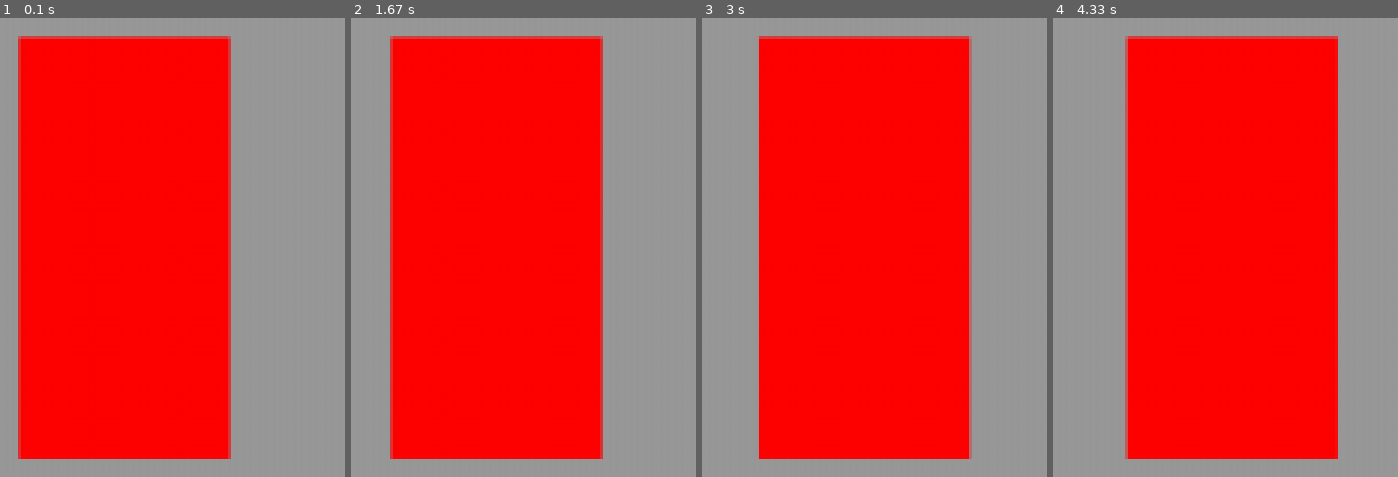
Above: before the commit, frames 1-4 (left to right).
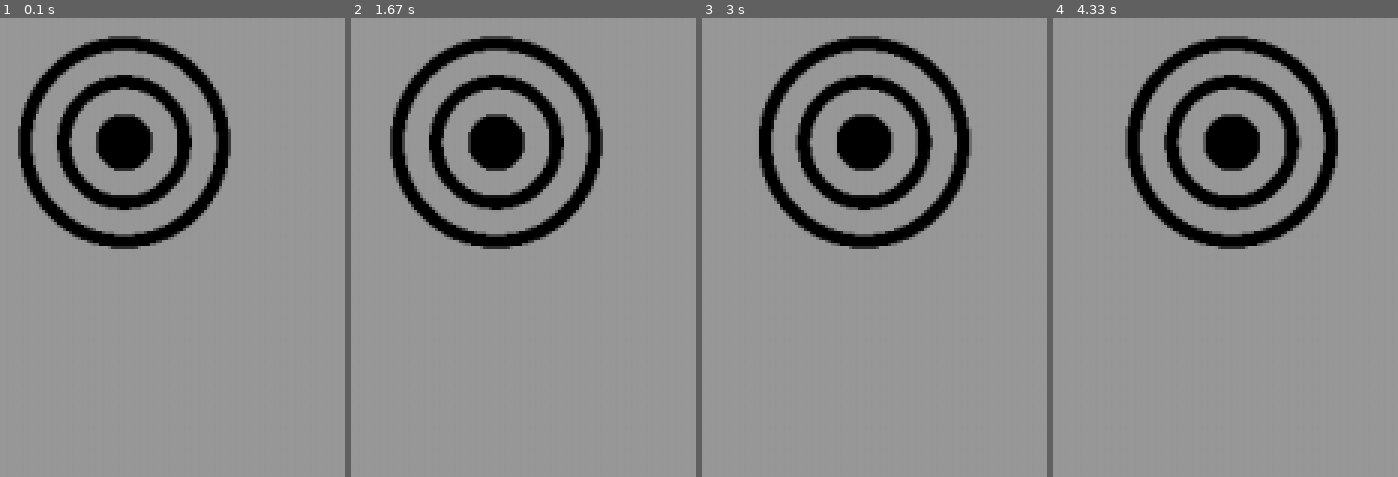
Above: after the commit, the same moments.

Repository: 7daytheory/pygame
Game: pygame game, started from code/main.py
The game is run twice, just before and just after one commit, with the same random seed, the same clock (stepped at 60 frames per second) and the same inputs.
Inputs:
- Up to frame 1 (0.1 s): no input
- Up to frame 2 (1.67 s): no input
- Up to frame 3 (3 s): no input
- Up to frame 4 (4.33 s): no input

The runs differ from the first frame. In frame 1, 57% of the frame differs, in the area x 5-67%, y 3-97%; in frame 2, 57%; in frame 3, 57%; in frame 4, 57%.

Commit message:
Feat: Add an image and use transform.scale to change the size

Diff:
--- a/code/main.py
+++ b/code/main.py
@@ -18,6 +18,13 @@
 surf.fill("red")
 x = 100
 
+#importing an image
+target_surf = pygame.image.load('images/target.svg')
+
+# Resize the image
+new_width, new_height = 100, 100
+target_surf = pygame.transform.scale(target_surf, (new_width, new_height))
+
 #event loop
 while running:
     for event in pygame.event.get():
@@ -27,7 +34,7 @@
     #draw the game
     display_surface.fill('#999999')
     x += 0.1
-    display_surface.blit(surf, (x, 150))
+    display_surface.blit(target_surf, (x, 150))
     pygame.display.update()
 
 
Not shown, added: images/target.svg
